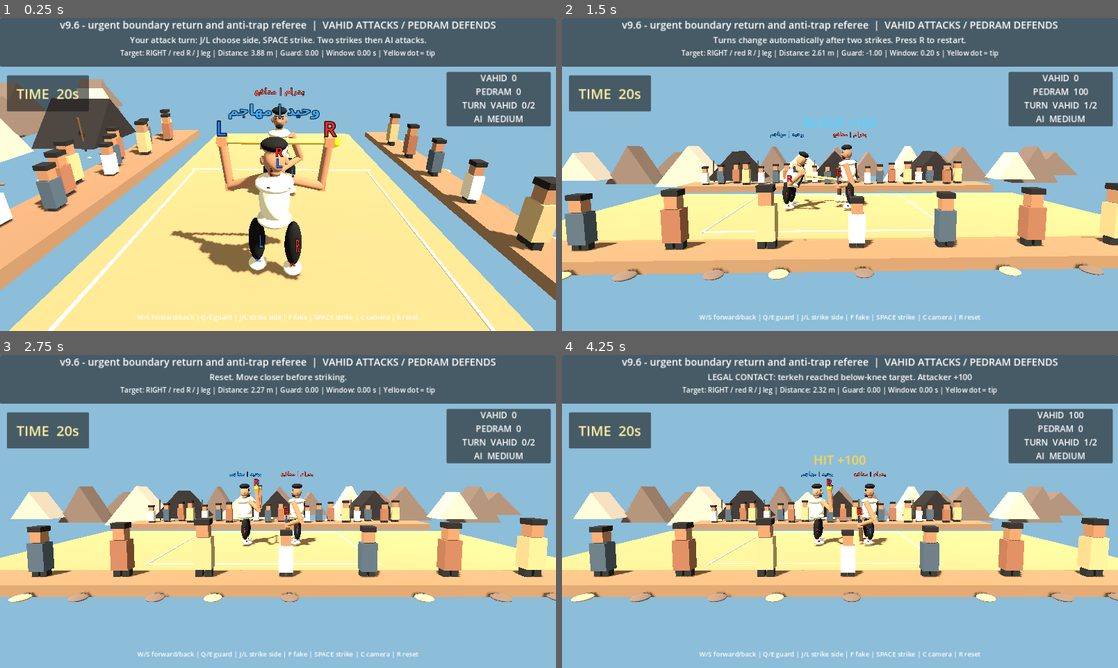
Above: before the commit, frames 1-4 (two rows, left to right).
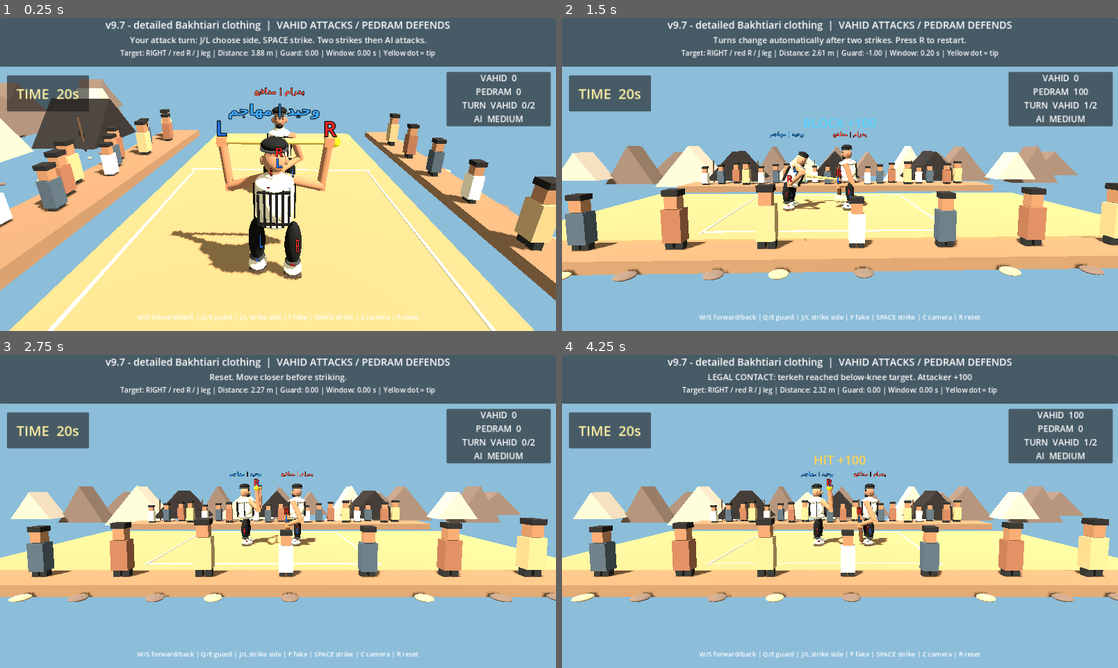
Above: after the commit, the same moments.

Repository: vahidainima-prog/tarke-darak-game
Game: Godot game, scene res://main.tscn
Two runs of this game, one before a commit and one after it. Both use one fixed random seed, a clock stepped at 60 frames per second and the inputs below.
Inputs:
- Up to frame 1 (0.25 s): no input
- Up to frame 2 (1.5 s): tap Enter at 0.5 s; hold W 0.53-1.28 s; tap C at 0.6 s; tap Space at 0.77 s; hold S from 1.28 s (still down); tap Tab at 1.35 s
- Up to frame 3 (2.75 s): tap Space at 1.52 s; tap R at 2, 2.1 s; release S at 2.03 s; hold W from 2.03 s (still down)
- Up to frame 4 (4.25 s): tap J at 2.85 s; tap Space at 3.02, 3.77 s; release W at 3.53 s; hold S from 3.53 s (still down); tap L at 3.6 s

The runs differ from the first frame. In frame 1, 2.2% of the frame differs, in the area x 10-90%, y 0-84%; in frame 2, 1.4%; in frame 3, 1.3%; in frame 4, 1.4%.

Commit message:
v9.7: richer Bakhtiari chogha weaving, seams, felt cap, giveh and trouser details

Diff:
--- a/tarke_darak_godot_v2/main.gd
+++ b/tarke_darak_godot_v2/main.gd
@@ -2,7 +2,7 @@
 
 # Godot 4.x — visual mechanics test. Side camera looks along -Z.
 # Feint depth: negative Z is BEHIND the attacker; positive Z is IN FRONT.
-const BUILD_LABEL := "v9.6 - urgent boundary return and anti-trap referee"
+const BUILD_LABEL := "v9.7 - detailed Bakhtiari clothing"
 const DEF_X := 1.55
 const STRIKES_PER_TURN := 2
 const STRIKE_TIME_LIMIT := 20.0
@@ -221,12 +221,25 @@
 	rounded_part(waist, "Shoulders", Vector3(0.76, 0.28, 0.67), Vector3(0, 0.77, 0), cloth)
 	rounded_part(waist, "Chogha hem", Vector3(0.71, 0.24, 0.63), Vector3(0, 0.10, 0), cloth.darkened(0.07))
 	rounded_part(waist, "Neck", Vector3(0.24, 0.25, 0.24), Vector3(0, 0.99, 0), skin)
-	for off in [-0.22, -0.08, 0.08, 0.22]:
-		block(waist, "Chogha woven stripe", Vector3(0.033, 0.70, 0.055), Vector3(0.33, 0.42, off), black)
+	# Repeated woven motifs on both visible sides of the chogha.
+	# These are attached to the waist so they follow existing animation.
+	for face in [-1.0, 1.0]:
+		for off in [-0.25, -0.15, -0.05, 0.05, 0.15, 0.25]:
+			var stripe_height := 0.67 if absf(off) < 0.19 else 0.51
+			block(waist, "Chogha woven stripe", Vector3(0.035, stripe_height, 0.038), Vector3(face * 0.337, 0.43, off), black)
+		for band_y in [0.16, 0.73]:
+			block(waist, "Chogha woven crossband", Vector3(0.039, 0.035, 0.53), Vector3(face * 0.342, band_y, 0), black)
+	for side in [-1.0, 1.0]:
+		rounded_part(waist, "Chogha side panel", Vector3(0.18, 0.72, 0.10), Vector3(0.0, 0.43, side * 0.29), cloth.darkened(0.10))
+		block(waist, "Chogha side seam", Vector3(0.035, 0.66, 0.026), Vector3(0.0, 0.42, side * 0.355), black)
+	rounded_part(waist, "Woven collar", Vector3(0.35, 0.13, 0.35), Vector3(0.0, 0.90, 0.0), cloth.darkened(0.18))
 	for side in [-1.0, 1.0]:
 		# Keep the original node names: footwork animation depends on them.
 		var trouser := rounded_part(root, "Debit trousers", Vector3(0.33, 0.92, 0.32), Vector3(0.0, 0.70, side * 0.34), black)
 		var shoe := rounded_part(root, "Giveh", Vector3(0.46, 0.19, 0.37), Vector3((0.08 if face_right else -0.08), 0.12, side * 0.34), cloth)
+		rounded_part(trouser, "Debit trouser cuff", Vector3(0.93, 0.12, 0.96), Vector3(0.0, -0.40, 0.0), black.lightened(0.14))
+		rounded_part(shoe, "Giveh woven toe", Vector3(0.65, 0.42, 0.84), Vector3(0.22 if face_right else -0.22, 0.04, 0.0), cloth.lightened(0.09))
+		block(shoe, "Giveh sole", Vector3(0.94, 0.13, 0.90), Vector3(0.0, -0.39, 0.0), Color(0.28, 0.22, 0.17))
 		var right_side: bool = (side > 0.0) if face_right else (side < 0.0)
 		var side_label := "R" if right_side else "L"
 		var side_color := Color(1.0, 0.18, 0.16) if right_side else Color(0.15, 0.48, 1.0)
@@ -234,6 +247,7 @@
 		add_joint_debug_label(shoe, side_label, side_color, Vector3(0.0, 0.23, 0.0))
 	rounded_part(waist, "Head", Vector3(0.39, 0.44, 0.37), Vector3(0, 1.16, 0), skin)
 	rounded_part(waist, "Bakhtiari felt cap", Vector3(0.46, 0.23, 0.44), Vector3(0, 1.43, 0), black)
+	rounded_part(waist, "Felt cap rim", Vector3(0.49, 0.085, 0.47), Vector3(0, 1.355, 0), black.lightened(0.12))
 	var face_dir := 1.0 if face_right else -1.0
 	rounded_part(waist, "Nose-facing", Vector3(0.14, 0.12, 0.15), Vector3(face_dir * 0.205, 1.14, 0.0), skin)
 	for side in [-1.0, 1.0]:
